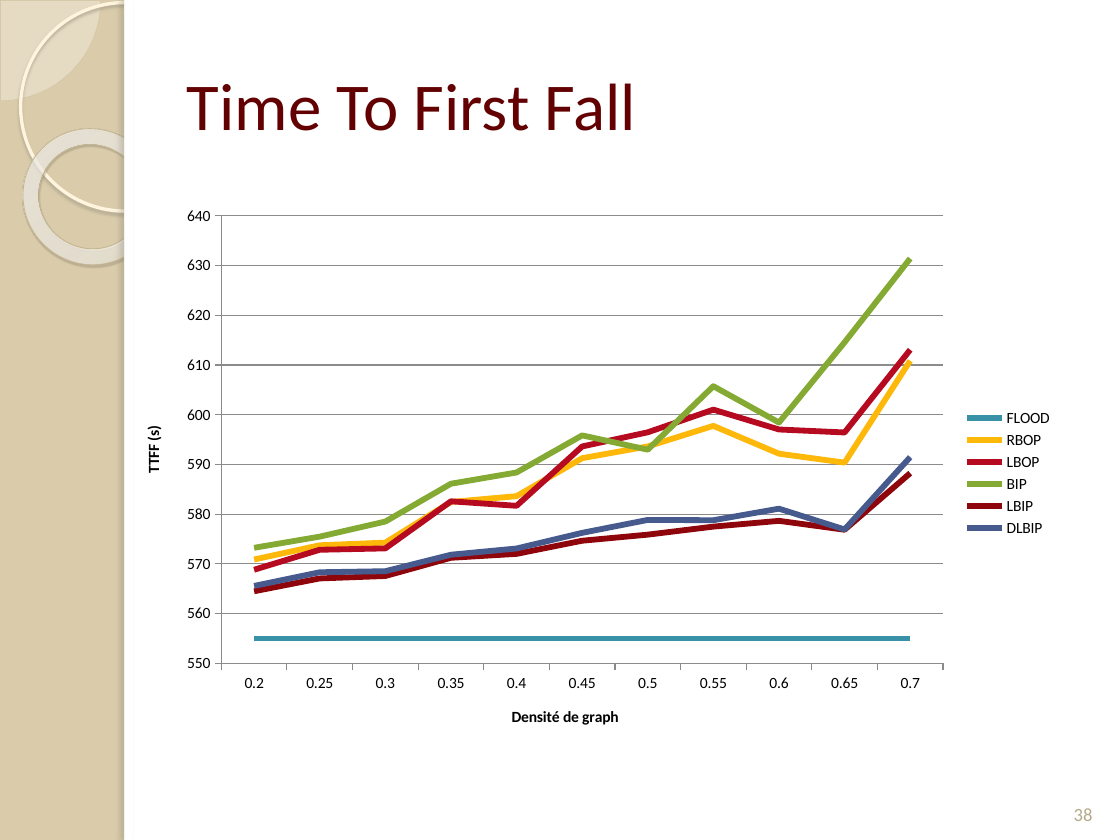
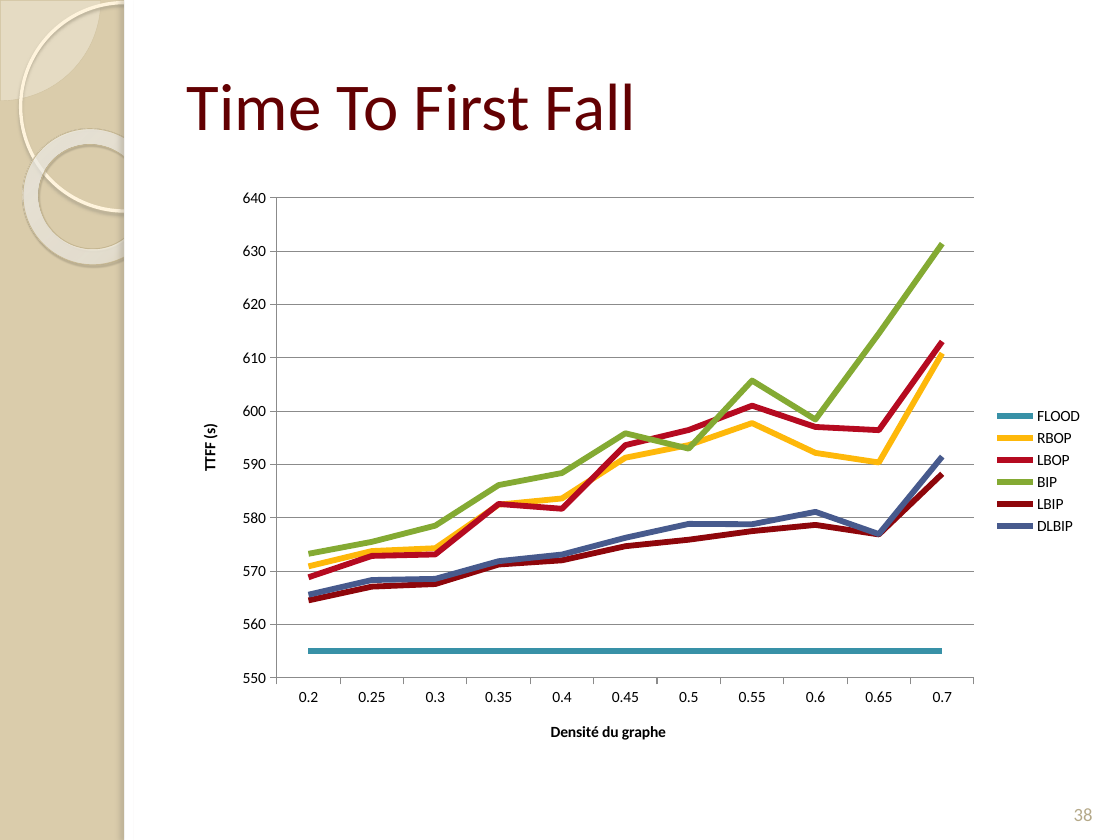
Before and after one commit to Patre/Energy-saving-in-sensors--networks, a slide deck: slide 38 of Redaction/Presentation/pres.pptx. Drawn at 1120x840 pixels with LibreOffice and Linux fonts; fonts in the diff are those of the drawing. Boxes give left, top, right and bottom in pixels: in the first picture for what was removed or moved away, otherwise in the second. Text is boxed around its words. In the diff, an @@ line names an element or a change of style, - is before the commit and + after.

```diff
--- a/Redaction/Presentation/pres.pptx
+++ b/Redaction/Presentation/pres.pptx
@@ line chart at <box>176,177,1094,765</box> @@
@@ category axis title "Densité de graph" to "Densité du graphe" @@
@@ line chart: place and size @@
-line chart at <box>120,196,1064,750</box>
+line chart at <box>176,177,1094,765</box>
```
Also in this commit, not shown: 8 other slides changed, 8 slides added, 3 other files.
